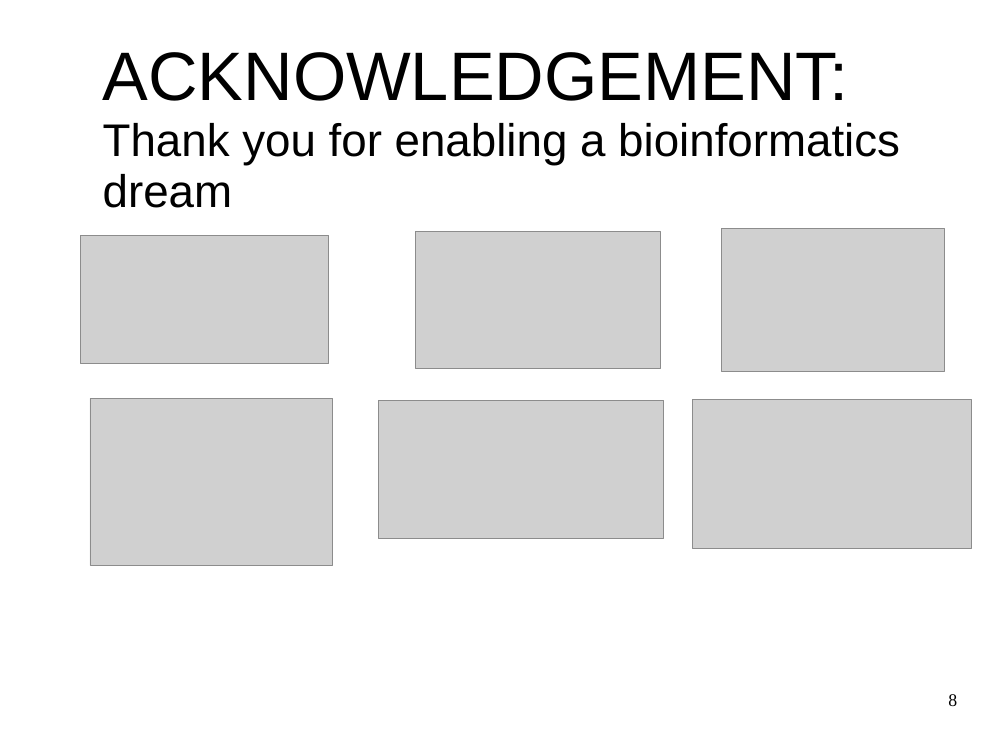
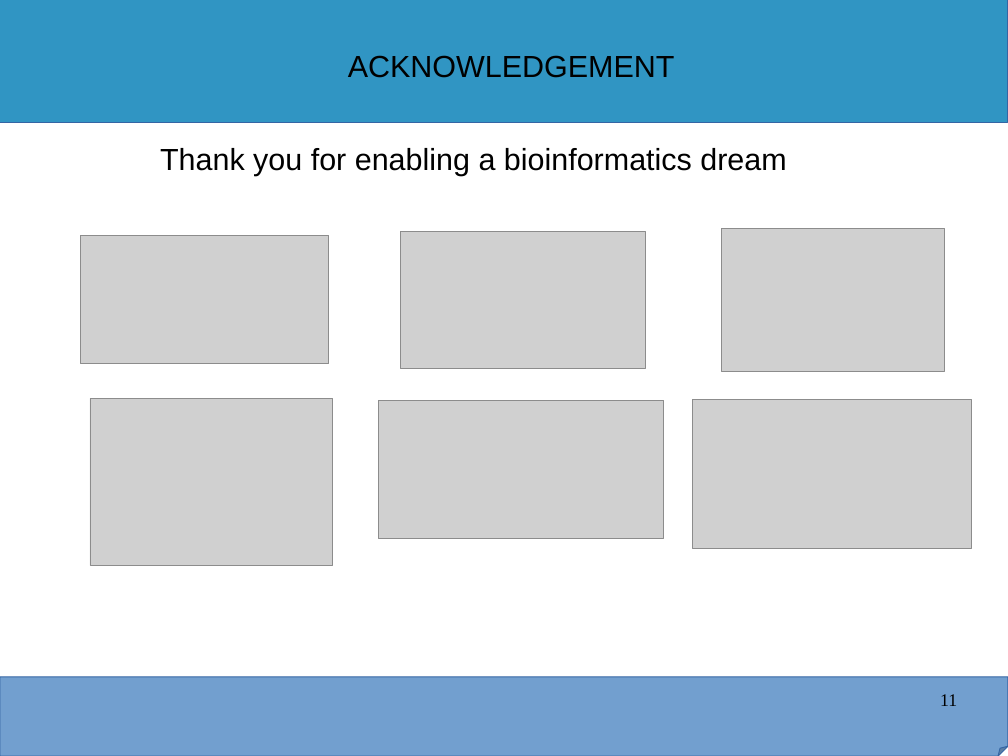
Before and after one commit to kibet-gilbert/co1_metaanalysis, a slide deck: slide 11 of icipe_progress_report.ppt (slide 8 before the commit). Drawn at 1008x756 pixels with LibreOffice and Linux fonts; fonts in the diff are those of the drawing; grey boxes stand for pictures. Boxes give left, top, right and bottom in pixels: in the first picture for what was removed or moved away, otherwise in the second. Text is boxed around its words. In the diff, an @@ line names an element or a change of style, - is before the commit and + after.

```diff
--- a/icipe_progress_report.ppt
+++ b/icipe_progress_report.ppt
@@ rectangle added at box(0, 0, 1008, 123), fill #3095C3, outline #3465A4 0.74 pt @@
@@ text at box(103, 52, 849, 101): paragraph removed @@
-ACKNOWLEDGEMENT:
@@ text added at box(348, 55, 675, 78), 24 pt, text #000000 @@
+ACKNOWLEDGEMENT
@@ text "Thank you for enabling a ...": place and size @@
-text "Thank you for enabling a ..." at box(103, 52, 900, 208)
+text "Thank you for enabling a ..." at box(160, 148, 786, 176)
@@ text "Thank you for enabling a ..." at box(160, 148, 786, 176): size 36 to 24 pt @@
@@ picture: place and size @@
-picture at box(415, 231, 660, 368)
+picture at box(402, 231, 647, 368)
@@ folded corner added at box(0, 677, 1008, 756), fill #729FCF, outline #3465A4 0.74 pt @@
@@ page number at box(940, 694, 957, 706): text changed @@
-8
+11
```
Also in this commit, not shown: 5 other slides changed, 5 slides added, 2 slides removed, 3 other files.
